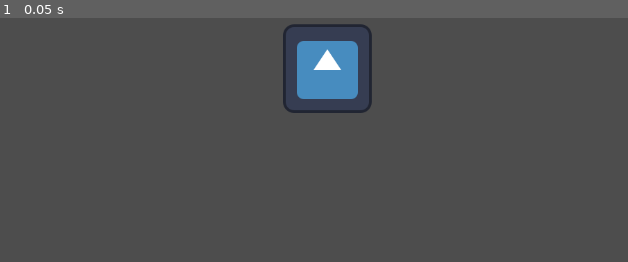
Above: before the commit, frame 1.
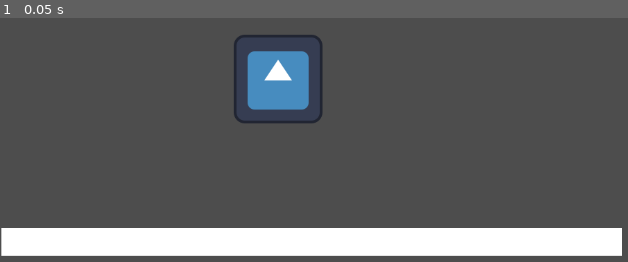
Above: after the commit, the same moment.

Repository: bezark/Collaboration-Demo
Game: Godot game, scene res://main.tscn
The game is run twice, just before and just after one commit, with the same random seed, the same clock (stepped at 60 frames per second) and the same inputs. The engine's default icon, where the game draws it, is replaced by a stand-in: a white triangle on a blue panel in a dark square.
Inputs:
- Up to frame 1 (0.05 s): no input

The runs differ from the first frame. In frame 1, 16% of the frame differs, in the area x 0-100%, y 2-98%.

Commit message:
Added level

Diff:
--- /dev/null
+++ b/CollaborationDemo/level.tscn
@@ -0,0 +1,7 @@
+[gd_scene format=3 uid="uid://chs4ricyaarcp"]
+
+[node name="Level" type="Node2D"]
+
+[node name="ColorRect" type="ColorRect" parent="."]
+offset_right = 895.0
+offset_bottom = 40.0
--- a/CollaborationDemo/main.tscn
+++ b/CollaborationDemo/main.tscn
@@ -1,9 +1,13 @@
-[gd_scene load_steps=2 format=3 uid="uid://crmtew8h1dl8n"]
+[gd_scene load_steps=3 format=3 uid="uid://crmtew8h1dl8n"]
 
 [ext_resource type="Texture2D" uid="uid://b166foptvlxe4" path="res://icon.svg" id="1_fuxma"]
+[ext_resource type="PackedScene" uid="uid://chs4ricyaarcp" path="res://level.tscn" id="2_lql74"]
 
 [node name="Node2D" type="Node2D"]
 
 [node name="Sprite2D" type="Sprite2D" parent="."]
-position = Vector2(472, 343)
+position = Vector2(401, 358)
 texture = ExtResource("1_fuxma")
+
+[node name="Level" parent="Sprite2D" instance=ExtResource("2_lql74")]
+position = Vector2(-399, 215)
